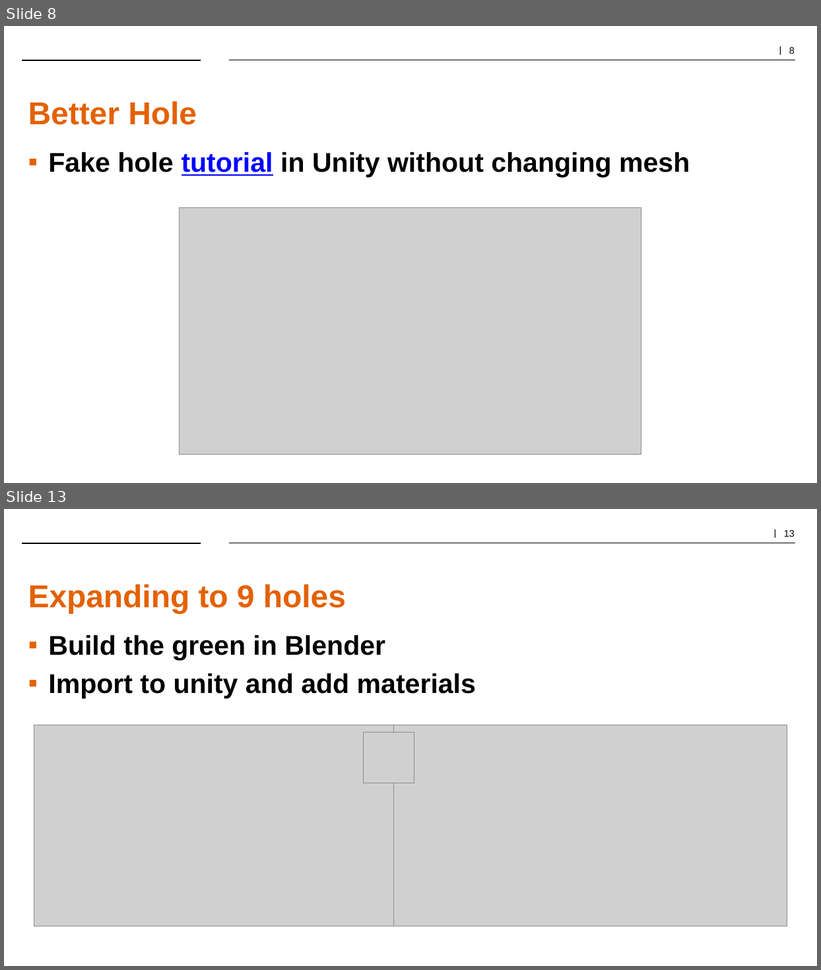
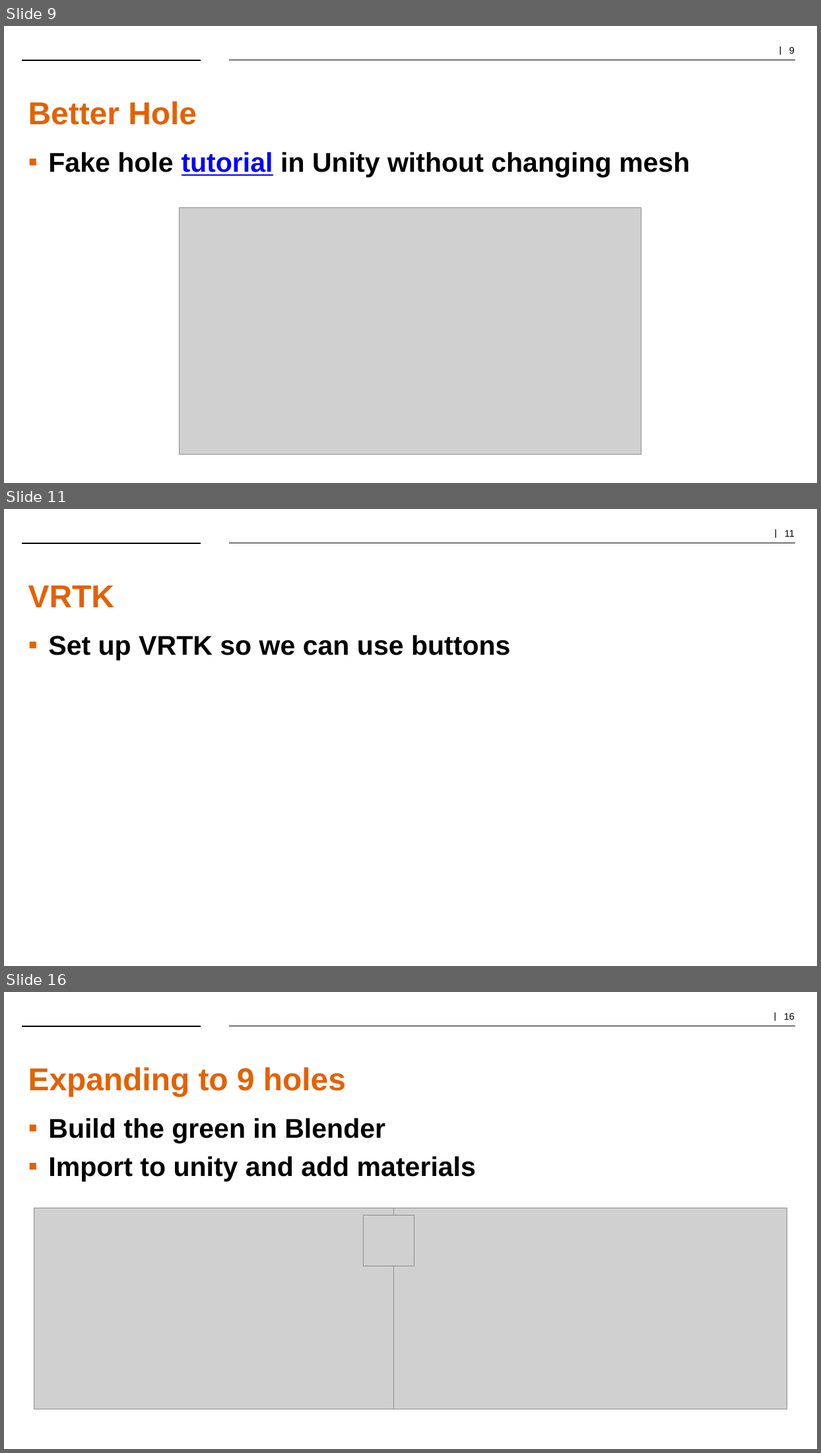
Before and after one commit to jmgregor/IMGS-624, a slide deck: PuttPuttGolfPresentation.pptx. Shown one above the other, each under a label of ours: slides 8 and 13 before the commit, slides 9, 11 and 16 after it; the slides between them are not shown. The pictures are 821x970 and 821x1453 pixels, drawn with LibreOffice and Linux fonts; fonts in the diff are those of the drawing; grey boxes stand for pictures; background and template pictures are left out. Boxes give left, top, right and bottom in pixels: in the first picture for what was removed or moved away, otherwise in the second. Text is boxed around its words. In the diff, an @@ line names an element or a change of style, - is before the commit and + after.

```diff
--- a/PuttPuttGolfPresentation.pptx
+++ b/PuttPuttGolfPresentation.pptx
@@ slide 11 added at box(4, 509, 817, 966), background #FFFFFF; not listed: 3 template elements that a slide beside it also shows @@
@@ text added at box(28, 586, 114, 607), 37.3 pt, text #E46102, bold @@
+VRTK
@@ text added at box(48, 635, 510, 661), 32 pt, text #000000, bold @@
+▪ Set up VRTK so we can use buttons
@@ what was slide 8 is now slide 9 @@
@@ what was slide 13 is now slide 16 @@
@@ page number at box(784, 1013, 795, 1020): text changed @@
-| 13
+| 16
```
Also in this commit, not shown: 1 slide changed, 6 other slides added, 3 slides removed, 16 other files.
